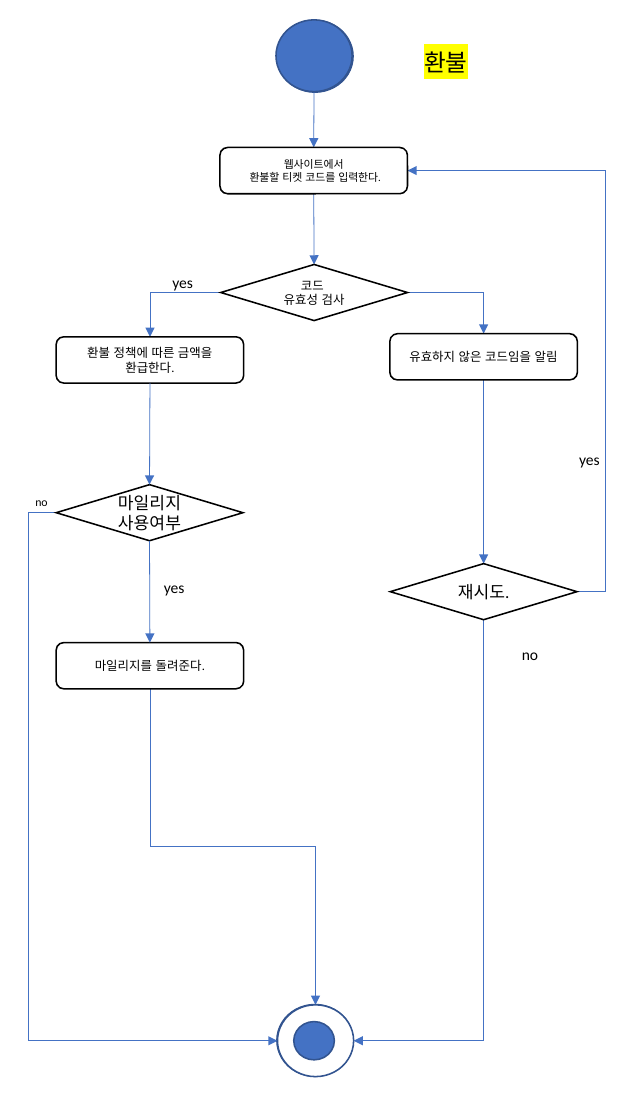
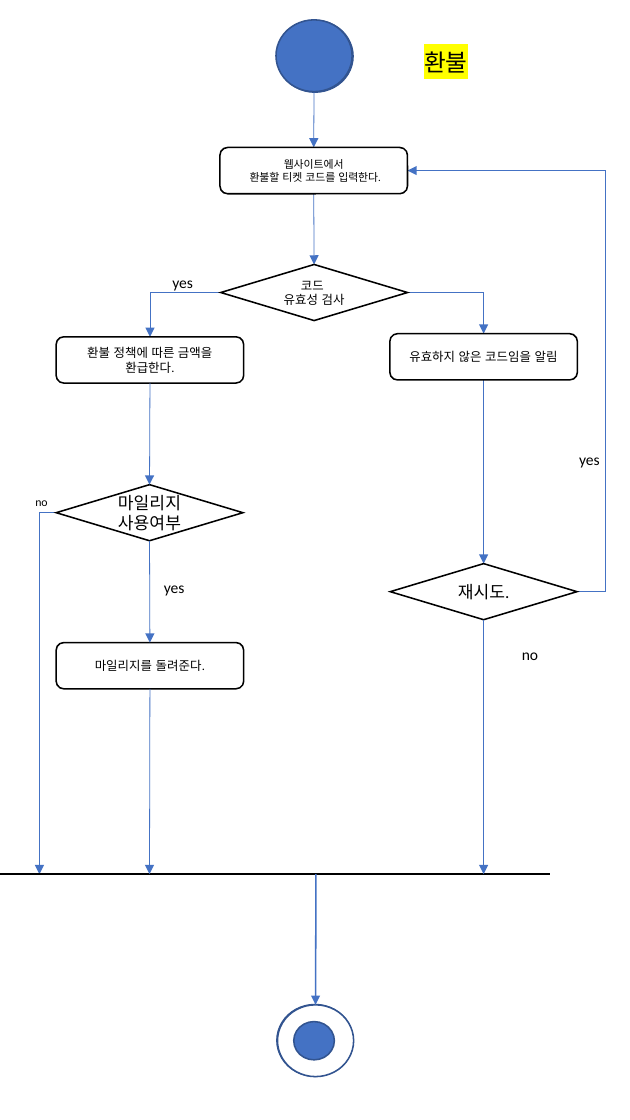
Before and after one commit to deodeok/moba, a slide deck: slide 4 of 소공 설계서/액티비티 다이어그램.pptx. Drawn at 630x1120 pixels with LibreOffice and Linux fonts; fonts in the diff are those of the drawing. Boxes give left, top, right and bottom in pixels: in the first picture for what was removed or moved away, otherwise in the second. Text is boxed around its words. In the diff, an @@ line names an element or a change of style, - is before the commit and + after.

```diff
--- a/소공 설계서/액티비티 다이어그램.pptx
+++ b/소공 설계서/액티비티 다이어그램.pptx
@@ elbow arrow moved from (56, 513) - (278, 1041) to (56, 513) - (39, 875) @@
@@ elbow arrow removed from (484, 620) to (354, 1041) @@
@@ arrow added from (484, 620) to (484, 875), #4472C4 0.5 pt @@
@@ elbow arrow removed from (150, 689) to (316, 1006) @@
@@ arrow added from (150, 689) to (150, 875), #4472C4 0.5 pt @@
@@ line added from (0, 875) to (550, 875), #000000 1.5 pt @@
@@ arrow added from (316, 875) to (316, 1006), #4472C4 1 pt @@
```
Also in this commit, not shown: 2 other slides changed.
